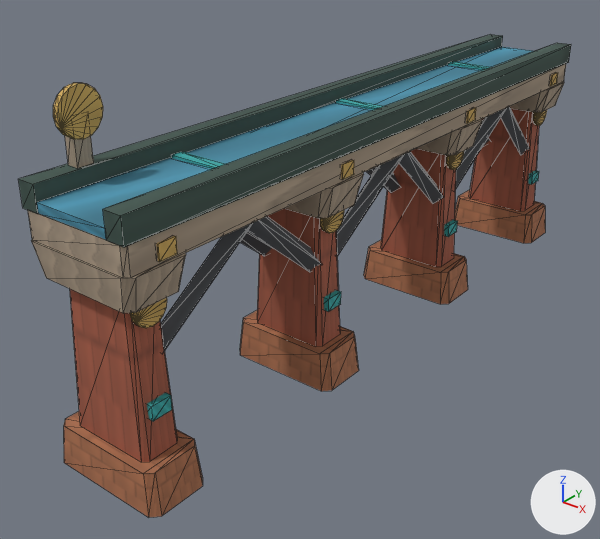
One commit to the glTF model Assets/GodSim/Art/Models/Buildings/Saurian/Infrastructure/bld_saurian_aqueduct_industrial_v0.glb: the scene before it, then after it.
Both versions are drawn from a 50 mm lens placed at (1.75, -2.6, 1.74), pointed at (-0.13, -0.26, 0.29). Lighting does not change. The marker at lower right points along +X, +Y and +Z. The older version comes first. Mesh edges are drawn as thin lines. Vertices at exactly the same position are counted once.

The first picture shows 'LOD0'.
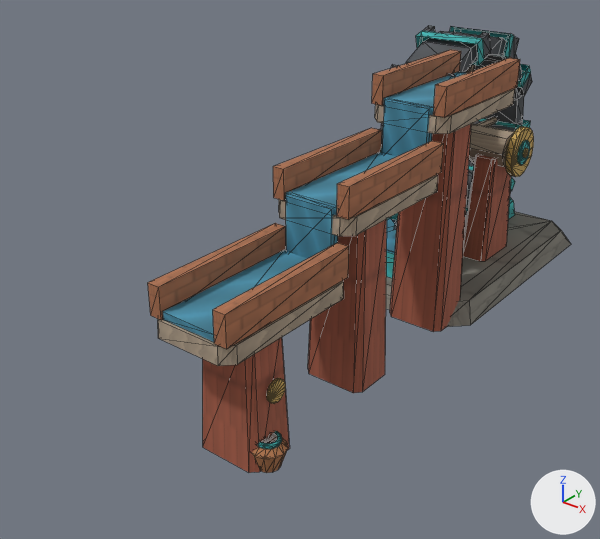
Location of each change, (x1, y1, x2, y2) in pixels of the pictures (600 x 539 px; the box of a moved part takes in the faces that stretch with it):
'LOD0', reshaped (23% narrower, 7% shorter): before (18, 34, 571, 517); after (148, 26, 571, 473)
part 1 of me_lod0, added (brown): after (469, 123, 514, 167)
part 2 of me_lod0, moved or reshaped (not visible afterwards): before (18, 34, 503, 214)
part 3 of me_lod0, moved or reshaped: before (171, 152, 225, 169); after (148, 223, 286, 320)
part 4 of me_lod0, moved or reshaped: before (341, 160, 354, 180); after (273, 128, 382, 201)
part 5 of me_lod0, moved or reshaped: before (336, 98, 383, 110); after (372, 50, 461, 105)
part 6 of me_lod0, moved or reshaped: before (381, 149, 456, 267); after (390, 124, 471, 332)
part 7 of me_lod0, moved or reshaped: before (257, 208, 340, 346); after (308, 219, 387, 393)
part 8 of me_lod0, moved or reshaped: before (70, 289, 177, 462); after (203, 337, 289, 473)
part 9 of me_lod0, moved or reshaped (not visible afterwards): before (444, 220, 458, 237)
part 10 of me_lod0, moved or reshaped: before (147, 393, 172, 421); after (163, 250, 307, 342)
part 11 of me_lod0, moved or reshaped: before (103, 43, 571, 247); after (286, 152, 397, 215)
part 12 of me_lod0, moved or reshaped: before (466, 108, 476, 123); after (383, 72, 466, 115)
part 13 of me_lod0, moved or reshaped: before (324, 290, 341, 312); after (286, 195, 338, 259)
part 14 of me_lod0, moved or reshaped (not visible before): after (382, 100, 432, 156)
part 15 of me_lod0, added (brown): after (505, 127, 534, 177)
part 16 of me_lod0, deleted: before (31, 62, 558, 517)
part 17 of me_lod0, reshaped: before (28, 47, 566, 304); after (158, 26, 571, 473)

The change in detail:
me_lod0 is used by ob_lod0; location (0.0, 0.0, 0.0).
me_lod0 had 688 vertices, 1020 faces and spanned x -0.23..0.23, y -1.4..1.43, z 0.0..1.21.
me_lod0 now has 894 vertices, 1360 faces and spans x -0.43..0.4, y -1.18..1.4, z 0.0..1.1.
me_lod0 part 1: a new loose piece, a 7-sided cylinder along x spanning x -0.38..0.24, y 0.71..0.86, z 0.52..0.68, in mat_godsim_buildings.
me_lod0 part 2: the loose piece of 8 vertices spanning x -0.21..-0.14, y -1.39..1.4, z 0.88..0.97 is scaled about its middle by (0.449, 0.0326, 0.698), then moved by (0.0, 0.34, -0.25).
me_lod0 part 3: the loose piece of 8 vertices spanning x -0.14..0.14, y -0.89..-0.85, z 0.91..0.93 is scaled about its middle by (0.167, 13.5, 9.17), then moved by (0.06, -0.02, -0.33).
me_lod0 part 4: the loose piece of 8 vertices spanning x 0.2..0.22, y -0.46..-0.4, z 0.8..0.85 is scaled about its middle by (3.92, 9.06, 2.16), then moved by (-0.15, 0.12, -0.04).
me_lod0 part 5: the loose piece of 8 vertices spanning x -0.14..0.14, y -0.02..0.02, z 0.91..0.93 is scaled about its middle by (0.167, 13.5, 9.17), then moved by (0.06, 0.26, 0.08).
me_lod0 part 6: the loose piece of 16 vertices spanning x -0.16..0.16, y 0.36..0.51, z 0.15..0.68 is scaled about its middle by (0.77, 1.38, 1.67), then moved by (0.2, -0.24, 0.03).
me_lod0 part 7: the loose piece of 16 vertices spanning x -0.16..0.16, y -0.51..-0.36, z 0.15..0.68 is scaled about its middle by (0.77, 1.38, 1.28), then moved by (0.2, 0.05, -0.08).
me_lod0 part 8: the loose piece of 16 vertices spanning x -0.16..0.16, y -1.35..-1.21, z 0.15..0.68 is scaled about its middle by (0.77, 1.38, 0.891), then moved by (0.2, 0.32, -0.18).
me_lod0 part 9: the loose piece of 8 vertices spanning x 0.13..0.17, y 0.4..0.47, z 0.29..0.34 is moved by (-0.06, -0.09, 0.36).
me_lod0 part 10: the loose piece of 8 vertices spanning x 0.13..0.17, y -1.32..-1.24, z 0.29..0.34 is scaled about its middle by (5.05, 7.53, 0.529), then moved by (0.04, 0.39, 0.23).
me_lod0 part 11: the loose piece of 8 vertices spanning x 0.14..0.21, y -1.39..1.4, z 0.88..0.97 is scaled about its middle by (3.22, 0.202, 0.314), then moved by (0.01, -0.32, -0.18).
me_lod0 part 12: the loose piece of 8 vertices spanning x 0.2..0.22, y 0.4..0.46, z 0.8..0.85 is scaled about its middle by (18.5, 8.83, 0.529), then moved by (-0.02, -0.17, 0.13).
me_lod0 part 13: the loose piece of 8 vertices spanning x 0.13..0.17, y -0.47..-0.4, z 0.29..0.34 is scaled about its middle by (4.3, 0.48, 4.31), then moved by (0.04, -0.16, 0.33).
me_lod0 part 14: the loose piece of 8 vertices spanning x -0.22..-0.2, y -0.46..-0.4, z 0.8..0.85 is scaled about its middle by (15.7, 0.562, 4.31), then moved by (0.4, 0.41, 0.03).
me_lod0 part 15: a new loose piece, a 16-sided cylinder along x spanning x 0.268..0.297, y 0.679..0.901, z 0.488..0.71, in mat_godsim_buildings.
me_lod0 part 16: 31 loose pieces with 408 vertices, spanning x -0.23..0.23, y -1.4..1.43, z 0.0..1.21, are deleted.
me_lod0 part 17: 144 vertices removed from x -0.23..0.23, y -1.39..1.4, z 0.0..0.92; 712 vertices added at x -0.43..0.4, y -1.18..1.4, z 0.0..1.1.
Other edits to the shape of me_lod0 do not show in these pictures.
